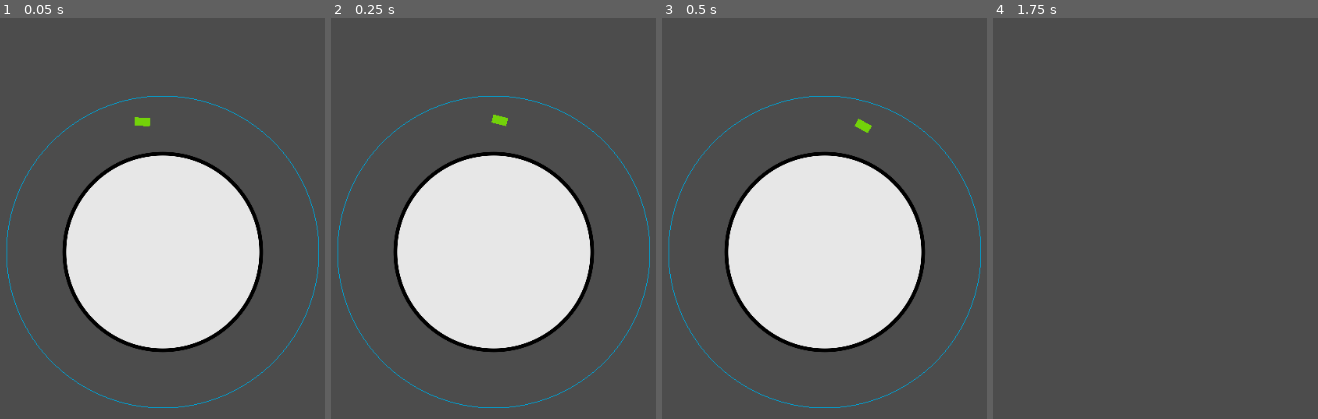
Above: before the commit, frames 1-4 (left to right).
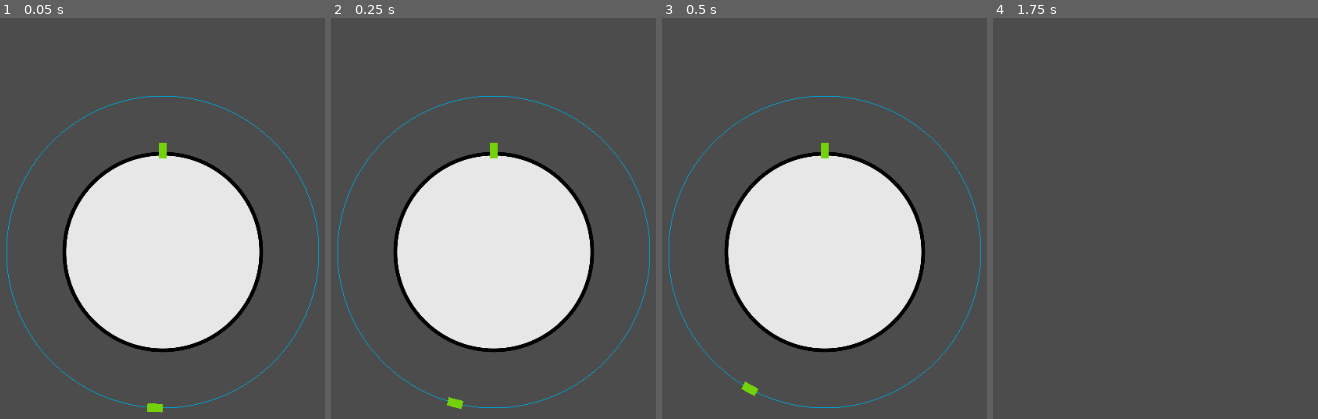
Above: after the commit, the same moments.

Repository: game-prototypes/orbit
Game: Godot game, scene res://scenes/Main.tscn
Two runs of this game, one before a commit and one after it. Both use one fixed random seed, a clock stepped at 60 frames per second and the inputs below.
Inputs (mouse positions are in pixels of both pictures, inside the frame that each line leads up to):
- Up to frame 1 (0.05 s): no input
- Up to frame 2 (0.25 s): no input
- Up to frame 3 (0.5 s): no input
- Up to frame 4 (1.75 s): move the mouse to (outside the picture) at 0.52 s; hold S (camera_padding_down) 0.53-1.28 s; click (outside the picture) at 0.67 s; move the mouse to (996, 274) at 1.27 s; tap A (camera_padding_left) at 1.35 s; click (996, 274) at 1.42 s

The runs differ from the first frame. In frame 1, 0.3% of the frame differs, in the area x 41-52%, y 24-99%; in frame 2, 0.3%; in frame 3, 0.3%; in frame 4, nothing differs.

Commit message:
wip lines

Diff:
--- a/entities/orbit/orbit.gd
+++ b/entities/orbit/orbit.gd
@@ -6,7 +6,13 @@
 
 export var quality:int=32
 
-# Called every frame. 'delta' is the elapsed time since the previous frame.
+onready var ship=$Ship
+
+
+func _ready():
+	ship.position=Vector2(0, radius)
+	ship.rotation_degrees=90
+
 func _process(delta):
 	self.rotate(orbit_speed*delta)
 	update()
--- a/entities/planet/planet.gd
+++ b/entities/planet/planet.gd
@@ -2,3 +2,10 @@
 
 
 export var gravity:float=9.8
+export var radius:float=130
+
+onready var ship=$Ship
+
+func _ready():
+	ship.position=Vector2(0,-radius)
+	ship.rotation_degrees=0
--- a/entities/planet/planet.tscn
+++ b/entities/planet/planet.tscn
@@ -1,10 +1,7 @@
-[gd_scene load_steps=4 format=2]
+[gd_scene load_steps=3 format=2]
 
 [ext_resource path="res://entities/planet/planet.gd" type="Script" id=1]
 [ext_resource path="res://assets/circle.png" type="Texture" id=2]
-
-[sub_resource type="CircleShape2D" id=1]
-radius = 128.983
 
 [node name="Planet" type="Node2D" groups=[
 "planet",
@@ -15,9 +12,3 @@
 [node name="Sprite" type="Sprite" parent="."]
 scale = Vector2( 0.25, 0.25 )
 texture = ExtResource( 2 )
-
-[node name="Surface" type="Area2D" parent="."]
-visible = false
-
-[node name="CollisionShape2D" type="CollisionShape2D" parent="Surface"]
-shape = SubResource( 1 )
--- a/scenes/Main.tscn
+++ b/scenes/Main.tscn
@@ -19,6 +19,10 @@
 position = Vector2( -34.335, -165.408 )
 rotation = 1.5708
 
+[node name="Ship" parent="Planet" instance=ExtResource( 2 )]
+position = Vector2( -34.335, -165.408 )
+rotation = 1.5708
+
 [node name="Camera2D" type="Camera2D" parent="."]
 position = Vector2( -1, 0 )
 current = true
